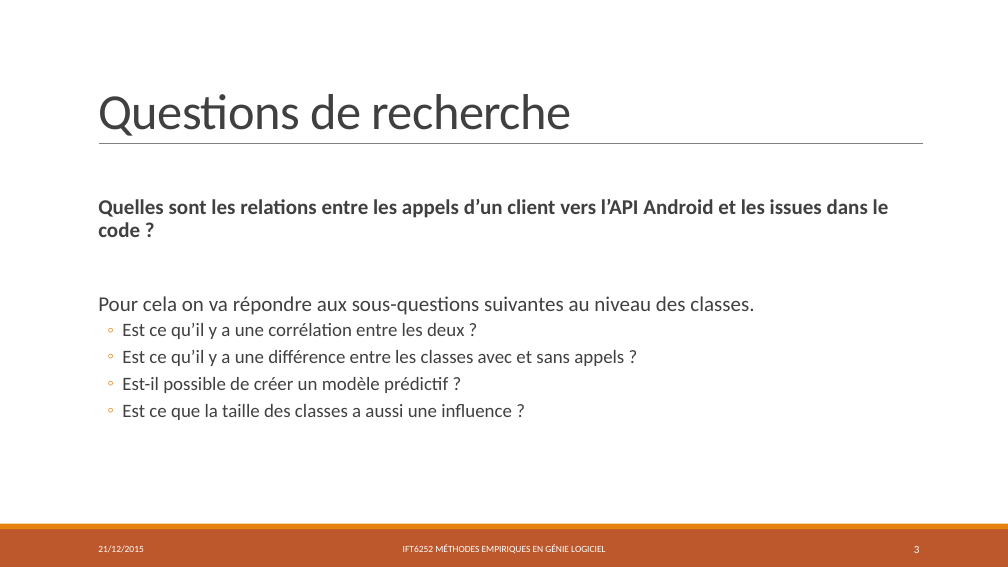
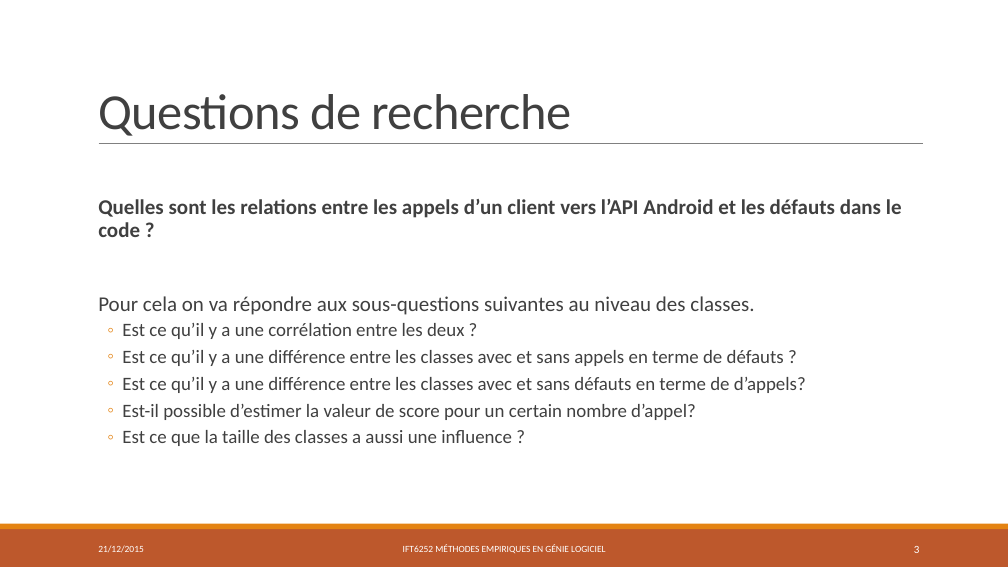
Before and after one commit to PierreGe/Android-defect-study, a slide deck: slide 3 of rapport/presentation/final.pptx. Drawn at 1008x567 pixels with LibreOffice and Linux fonts; fonts in the diff are those of the drawing. Boxes give left, top, right and bottom in pixels: in the first picture for what was removed or moved away, otherwise in the second. Text is boxed around its words. In the diff, an @@ line names an element or a change of style, - is before the commit and + after.

```diff
--- a/rapport/presentation/final.pptx
+++ b/rapport/presentation/final.pptx
@@ text at <box>98,199,902,237</box>: text changed @@
-  Quelles sont les relations entre les appels d’un client vers l’API Android et les issues dans le code ?
+  Quelles sont les relations entre les appels d’un client vers l’API Android et les défauts dans le code ?
@@ text at <box>122,350,806,420</box>: text changed @@
-  ◦ Est ce qu’il y a une différence entre les classes avec et sans appels ?
-  ◦ Est-il possible de créer un modèle prédictif ?
+  ◦ Est ce qu’il y a une différence entre les classes avec et sans appels en terme de défauts ?
+  ◦ Est ce qu’il y a une différence entre les classes avec et sans défauts en terme de d’appels?
+  ◦ Est-il possible d’estimer la valeur de score pour un certain nombre d’appel?
```
Also in this commit, not shown: 12 other slides changed, 3 slides added, 1 other file.
